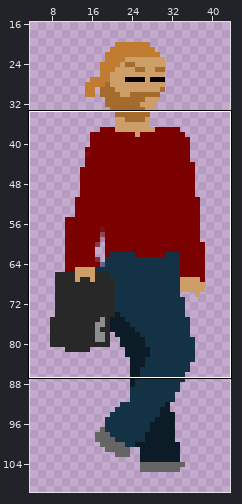
File history of a sprite sheet, CatGame/Scenes/Assets/Human/HumanWalking7.png. The first picture is a wide view before the edit; the outline marks the close-up.
Close-up. Before:
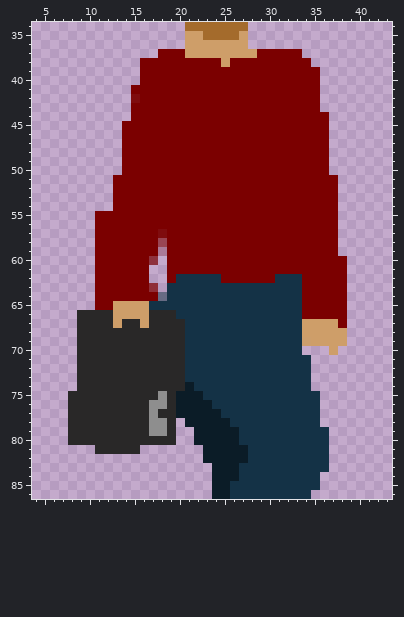
The file is 50x120 pixels. Pixels under 10% opacity are left out. Colours within 5 levels of each other are drawn and written as one. Shown: x 4..43, y 34..86. The wide view leaves out empty margins.
And afterwards:
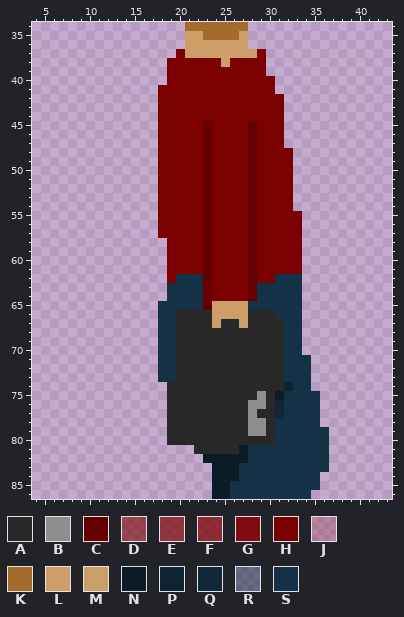
Palette (. is transparent): A #292828  B #8e8e8e  C #660000  D #7b000097  E #7b0000ae  F #7b0000ba  G #7b0000ec  H #7b0000  J #7d000037  K #a46b2c  L #cd9e69f7  M #ce9e69  N #0b1c27  P #0e2431  Q #102838  R #15334588  S #143246
The exact change:
@@ x 4..43 @@
 36 .................MMMMMMM................
-37 ..............HHHMMMMMMMMHHHHH..........
-38 ............HHHHHHHHHMHHHHHHHHH.........
-39 ............HHHHHHHHHHHHHHHHHHHH........
-40 ............HHHHHHHHHHHHHHHHHHHH........
-41 ...........HHHHHHHHHHHHHHHHHHHHH........
-42 ...........GHHHHHHHHHHHHHHHHHHHH........
-43 ...........HHHHHHHHHHHHHHHHHHHHH........
-44 ...........HHHHHHHHHHHHHHHHHHHHHH.......
-45 ..........HHHHHHHHHHHHHHHHHHHHHHH.......
-46 ..........HHHHHHHHHHHHHHHHHHHHHHH.......
-47 ..........HHHHHHHHHHHHHHHHHHHHHHH.......
-48 ..........HHHHHHHHHHHHHHHHHHHHHHH.......
-49 ..........HHHHHHHHHHHHHHHHHHHHHHH.......
-50 ..........HHHHHHHHHHHHHHHHHHHHHHH.......
-51 .........HHHHHHHHHHHHHHHHHHHHHHHHH......
-52 .........HHHHHHHHHHHHHHHHHHHHHHHHH......
-53 .........HHHHHHHHHHHHHHHHHHHHHHHHH......
-54 .........HHHHHHHHHHHHHHHHHHHHHHHHH......
-55 .......HHHHHHHHHHHHHHHHHHHHHHHHHHH......
-56 .......HHHHHHHHHHHHHHHHHHHHHHHHHHH......
-57 .......HHHHHHHGHHHHHHHHHHHHHHHHHHH......
-58 .......HHHHHHHDHHHHHHHHHHHHHHHHHHH......
-59 .......HHHHHHHJHHHHHHHHHHHHHHHHHHH......
-60 .......HHHHHHE.HHHHHHHHHHHHHHHHHHHH.....
-61 .......HHHHHH..HHHHHHHHHHHHHHHHHHHH.....
-62 .......HHHHHH..HSSSSSHHHHHHSSSHHHHH.....
-63 .......HHHHHHF.SSSSSSSSSSSSSSSHHHHH.....
-64 .......HHHHHHHRSSSSSSSSSSSSSSSHHHHH.....
-65 .......HHMMMMSSSSSSSSSSSSSSSSSHHHHH.....
-66 .....AAAAMMMMAAASSSSSSSSSSSSSSHHHHH.....
-67 .....AAAAMAAMAAAASSSSSSSSSSSSSMMMMH.....
-68 .....AAAAAAAAAAAASSSSSSSSSSSSSMMMMM.....
-69 .....AAAAAAAAAAAASSSSSSSSSSSSSLMMMM.....
-70 .....AAAAAAAAAAAASSSSSSSSSSSSS...M......
-71 .....AAAAAAAAAAAASSSSSSSSSSSSSS.........
-72 .....AAAAAAAAAAAASSSSSSSSSSSSSS.........
-73 .....AAAAAAAAAAAASSSSSSSSSSSSSS.........
-74 .....AAAAAAAAAAAANSSSSSSSSSSSSS.........
-75 ....AAAAAAAAAABANNNSSSSSSSSSSSSS........
-76 ....AAAAAAAAABBANNNNSSSSSSSSSSSS........
-77 ....AAAAAAAAABAANNNNNSSSSSSSSSSS........
-78 ....AAAAAAAAABBA.NNNNNSSSSSSSSSS........
-79 ....AAAAAAAAABBA..NNNNNSSSSSSSSSS.......
-80 ....AAAAAAAAAAAA..NNNNNSSSSSSSSSS.......
-81 .......AAAAA.......NNNNNSSSSSSSSS.......
+37 ................HMMMMMMMMH..............
+38 ...............HHHHHHMHHHH..............
+39 ...............HHHHHHHHHHH..............
+40 ...............HHHHHHHHHHHH.............
+41 ..............HHHHHHHHHHHHH.............
+42 ..............HHHHHHHHHHHHHH............
+43 ..............HHHHHHHHHHHHHH............
+44 ..............HHHHHHHHHHHHHH............
+45 ..............HHHHHCHHHHCHHH............
+46 ..............HHHHHCHHHHCHHH............
+47 ..............HHHHHCHHHHCHHH............
+48 ..............HHHHHCHHHHCHHHH...........
+49 ..............HHHHHCHHHHCHHHH...........
+50 ..............HHHHHCHHHHCHHHH...........
+51 ..............HHHHHCHHHHCHHHH...........
+52 ..............HHHHHCHHHHCHHHH...........
+53 ..............HHHHHCHHHHCHHHH...........
+54 ..............HHHHHCHHHHCHHHH...........
+55 ..............HHHHHCHHHHCHHHHH..........
+56 ..............HHHHHCHHHHCHHHHH..........
+57 ..............HHHHHCHHHHCHHHHH..........
+58 ...............HHHHCHHHHCHHHHH..........
+59 ...............HHHHCHHHHCHHHHH..........
+60 ...............HHHHCHHHHCHHHHH..........
+61 ...............HHHHCHHHHCHHHHH..........
+62 ...............HSSSCHHHHCHHSSS..........
+63 ...............SSSSCHHHHCSSSSS..........
+64 ...............SSSSCHHHHCSSSSS..........
+65 ..............SSSSSCMMMMSSSSSS..........
+66 ..............SSAAAAMMMMAAASSS..........
+67 ..............SSAAAAMAAMAAAASS..........
+68 ..............SSAAAAAAAAAAAASS..........
+69 ..............SSAAAAAAAAAAAASS..........
+70 ..............SSAAAAAAAAAAAASS..........
+71 ..............SSAAAAAAAAAAAASSS.........
+72 ..............SSAAAAAAAAAAAASSS.........
+73 ..............SSAAAAAAAAAAAASSS.........
+74 ...............AAAAAAAAAAAAAPSS.........
+75 ...............AAAAAAAAAABANSSSS........
+76 ...............AAAAAAAAABBAPSSSS........
+77 ...............AAAAAAAAABAAQSSSS........
+78 ...............AAAAAAAAABBASSSSS........
+79 ...............AAAAAAAAABBASSSSSS.......
+80 ...............AAAAAAAAAAAASSSSSS.......
+81 ..................AAAAANSSSSSSSSS.......
 82 ...................NNNNNSSSSSSSSS.......
Pixel boxes of the changes (left, top, right, bottom) in both close-ups:
changed: (68, 49, 347, 454)
